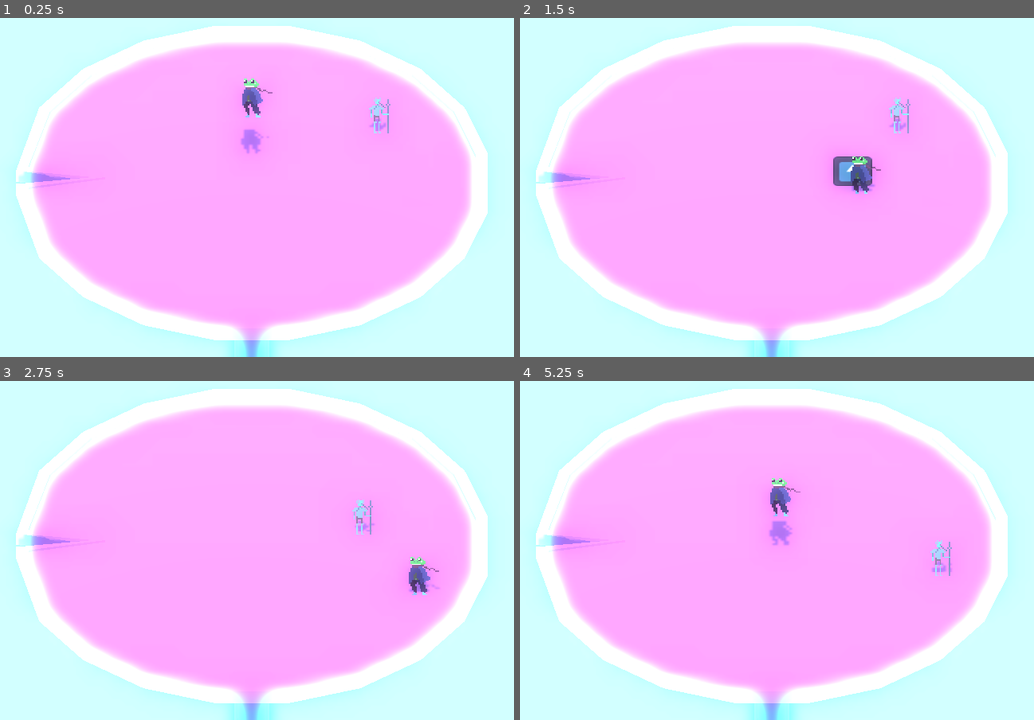
Above: before the commit, frames 1-4 (two rows, left to right).
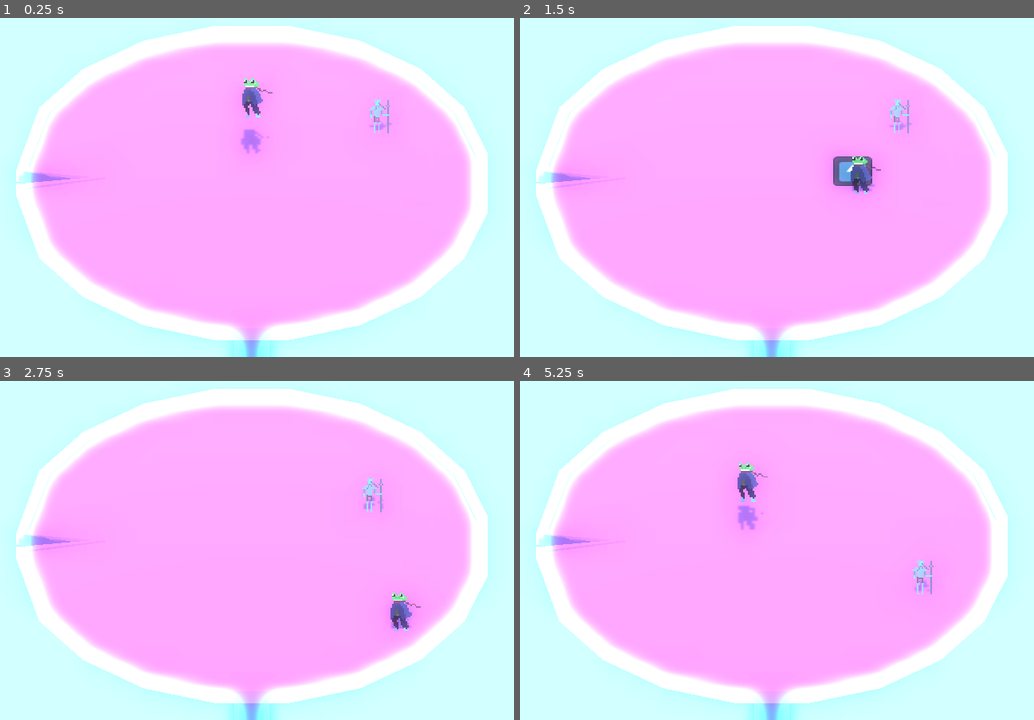
Above: after the commit, the same moments.

Repository: Brainthread/FrogGame
Game: Godot game, scene res://scenes/test.tscn
Same seed, same stepped clock (60 frames per second), same inputs: the game is played once before the commit and once after it. The engine's default icon, where the game draws it, is replaced by a stand-in: a white triangle on a blue panel in a dark square.
Inputs (mouse positions are in pixels of both pictures, inside the frame that each line leads up to):
- Up to frame 1 (0.25 s): no input
- Up to frame 2 (1.5 s): move the mouse to (910, 160) at 0.52 s; hold D (right) 0.53-1.28 s; click (910, 160) at 0.6 s; tap Space (jump) at 0.77 s; move the mouse to (643, 197) at 1.27 s; hold S (down) from 1.28 s (still down); right-click (643, 197) at 1.35 s
- Up to frame 3 (2.75 s): tap Space (jump) at 1.52 s; move the mouse to (313, 462) at 2.02 s; release S (down) at 2.03 s; hold D (right) from 2.03 s (still down); click (313, 462) at 2.1 s
- Up to frame 4 (5.25 s): move the mouse to (741, 611) at 2.77 s; release D (right) at 2.78 s; hold Up (up) 2.78-3.53 s; right-click (741, 611) at 2.85 s; tap Space (jump) at 3.02, 3.77, 4.52 s; move the mouse to (962, 594) at 3.52 s; hold A (left) 3.53-5.03 s; click (962, 594) at 3.6 s; move the mouse to (581, 486) at 4.27 s; right-click (581, 486) at 4.35 s; move the mouse to (802, 540) at 5.02 s; hold S (down) from 5.03 s (still down); click (802, 540) at 5.1 s

The runs differ from the first frame. In frame 1, less than 0.1% of the frame differs, in the area x 71-77%, y 23-35%; in frame 2, less than 0.1%; in frame 3, 1.1%; in frame 4, 1.5%, in the area x 42-85%, y 24-63%.

Commit message:
Make enemy draggable, fix airborne state

Diff:
--- a/scenes/Draggable.gd
+++ b/scenes/Draggable.gd
@@ -2,3 +2,20 @@
 class_name Draggable
 
 @export var body:CharacterBody3D
+@export var hurtbox:DraggableHurtbox
+var dragger:Node3D = null
+@export var dragforce = 5
+
+func _ready() -> void:
+	hurtbox.started_being_dragged.connect(_start_drag)
+	hurtbox.stopped_being_dragged.connect(_end_drag)
+
+func _start_drag(node) -> void:
+	dragger = node
+
+func _physics_process(delta: float) -> void:
+	if dragger != null:
+		body.velocity = (dragger.global_position - body.global_position).normalized() * dragforce
+
+func _end_drag() -> void:
+	dragger = null
--- a/scenes/simple_huntstate.gd
+++ b/scenes/simple_huntstate.gd
@@ -3,6 +3,11 @@
 @export var player:Node3D
 @export var nav:NavigationAgent3D
 @export var body:CharacterBody3D
+@export var movement_speed:float = 2
+@export var acceleration:float = 1.5
+@export var deceleration:float = 5
+var movement_direction:Vector3
+
 
 func _enter_state() -> void:
 	_set_nav_target()
@@ -21,5 +26,12 @@
 	var local_destination = destination - body.global_position
 	var direction = local_destination.normalized()
 
-	body.velocity = direction * 2.0
+	movement_direction = direction
+	var direction_dot = body.velocity.dot(direction)
+	var acceleration_parameter = acceleration if direction_dot > 0 else deceleration
+
+	var yvel = body.velocity.y
+	body.velocity = body.velocity.move_toward(movement_direction*movement_speed, delta*acceleration_parameter)
+	yvel -= 9.82*delta
+	body.velocity.y = yvel
 	body.move_and_slide()
--- a/scenes/test.tscn
+++ b/scenes/test.tscn
@@ -238,8 +238,10 @@
 health = 30.0
 max_health = 30.0
 
-[node name="Node3D" type="Node3D" parent="Mosquitoknight/Systems"]
+[node name="DragabilityManager" type="Node3D" parent="Mosquitoknight/Systems" node_paths=PackedStringArray("body", "hurtbox")]
 script = ExtResource("16_c6rvn")
+body = NodePath("../..")
+hurtbox = NodePath("../HitAndHurt/Hurtbox")
 
 [node name="HitAndHurt" type="Node3D" parent="Mosquitoknight/Systems"]
 
@@ -271,6 +273,7 @@
 shape = SubResource("SphereShape3D_ppyta")
 
 [node name="NavigationAgent3D" type="NavigationAgent3D" parent="Mosquitoknight"]
+avoidance_enabled = true
 
 [node name="Camera3D" type="Camera3D" parent="."]
 transform = Transform3D(1, 0, 0, 0, 0.7660444, 0.6427875, 0, -0.6427875, 0.7660444, 0, 9.191, 12.335)
--- a/scenes/tongue_attack_handler.gd
+++ b/scenes/tongue_attack_handler.gd
@@ -56,13 +56,11 @@
 			tongue_line_node.visible = false
 			if Input.is_action_just_pressed("tongue_attack"):
 				tongue_attack_raycast()
-
 		TongueState.EXTENDING:
 			_test_for_retracting()
 			tongue_tip_node.position = tongue_tip_node.position.move_toward(tongue_target_position, delta*extension_speed)
 			if tongue_tip_node.position.distance_to(tongue_target_position) < 0.01:
 				tongue_state = TongueState.FALLING
-
 		TongueState.RETRACTING:
 			if tongue_tip_node.position.distance_to(self.global_position) < 0.1:
 				tongue_state = TongueState.WAITING
--- a/scripts/statemachines/player/states/PlayerAirborneState.gd
+++ b/scripts/statemachines/player/states/PlayerAirborneState.gd
@@ -17,7 +17,7 @@
 	pass
 
 func _state_update(_delta: float):
-	var input_vector = Vector3(InputReader.movement_vector.y, 0, InputReader.movement_vector.x).normalized()
+	var input_vector = Vector3(-InputReader.movement_vector.x, 0, InputReader.movement_vector.y).normalized()
 	var horizontal_velocity = root.velocity
 
 	horizontal_velocity.y = 0
